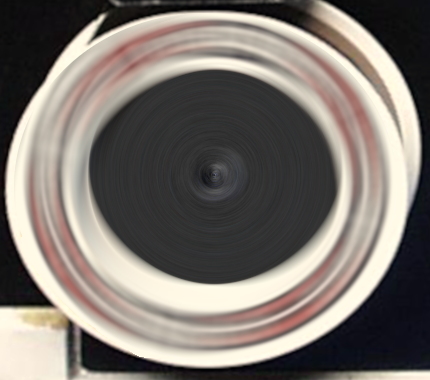
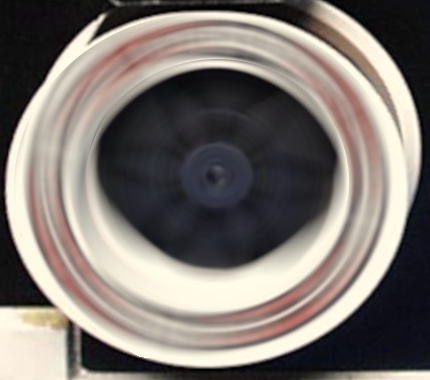
Revision of a layered w=430, h=380 image; what changed, layer by layer:
added layer "Pasted Layer" above "reelA1.png" over [86, 59, 349, 297]
